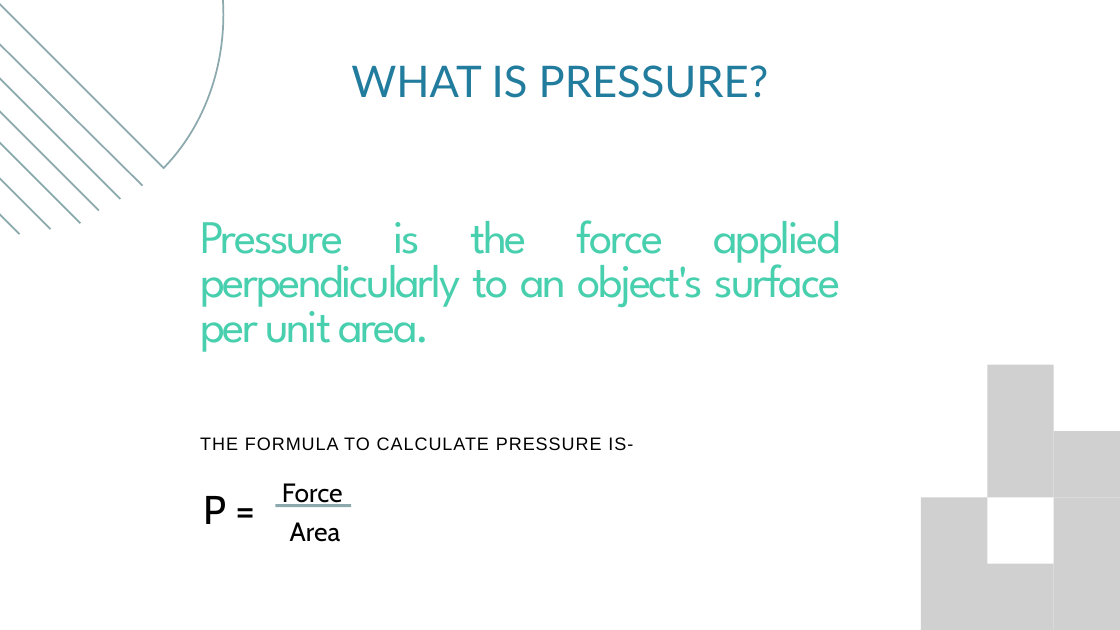
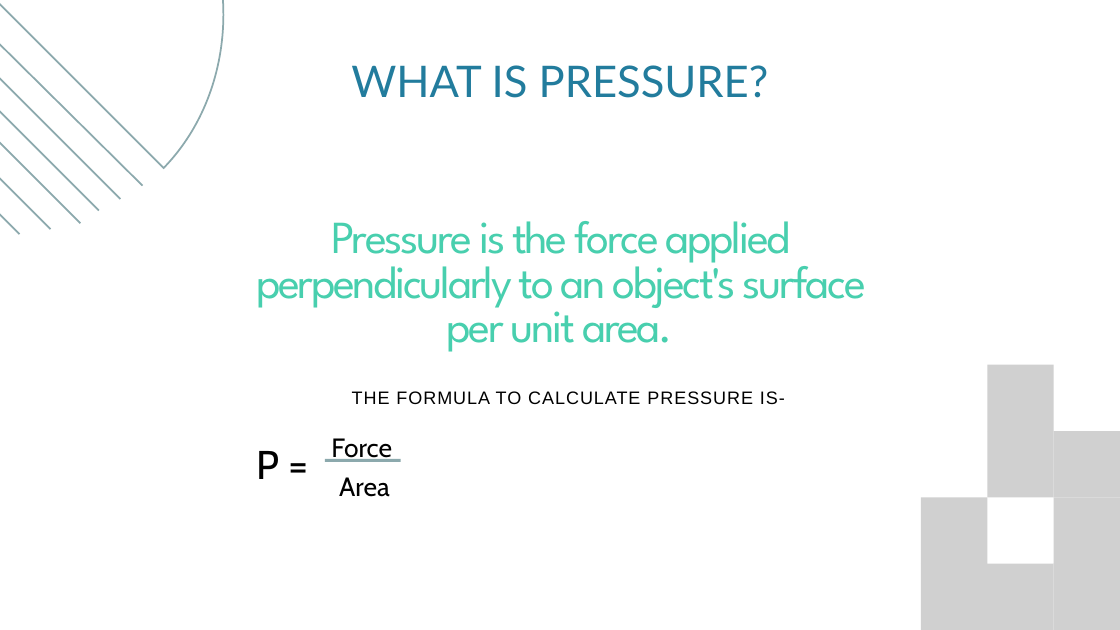
Before and after one commit to MrHyplex9511/Project_files, a slide deck: slide 2 of Data/Pressure exerted by matter.pptx. Drawn at 1120x630 pixels with LibreOffice and Linux fonts; fonts in the diff are those of the drawing; grey boxes stand for pictures. Boxes give left, top, right and bottom in pixels: in the first picture for what was removed or moved away, otherwise in the second. Text is boxed around its words. In the diff, an @@ line names an element or a change of style, - is before the commit and + after.

```diff
--- a/Data/Pressure exerted by matter.pptx
+++ b/Data/Pressure exerted by matter.pptx
@@ text "Pressure is the force applied ...": place and size @@
-text "Pressure is the force applied ..." at box(200, 220, 841, 352)
+text "Pressure is the force applied ..." at box(256, 221, 866, 352)
@@ text "Pressure is the force applied ..." at box(256, 221, 866, 352): size 60 to 59 pt; alignment justified to centre @@
@@ text "THE FORMULA TO CALCULATE PRESSURE ..." at box(352, 391, 785, 404): alignment left to centre @@
@@ text "P =": place and size @@
-text "P =" at box(203, 496, 226, 524)
+text "P =" at box(257, 451, 280, 479)
@@ 3 texts, 1 line: place and size @@
-3 texts, 1 line at box(200, 437, 633, 542)
+3 texts, 1 line at box(325, 391, 785, 497)
```
Also in this commit, not shown: 4 other slides changed, 2 slides added.
